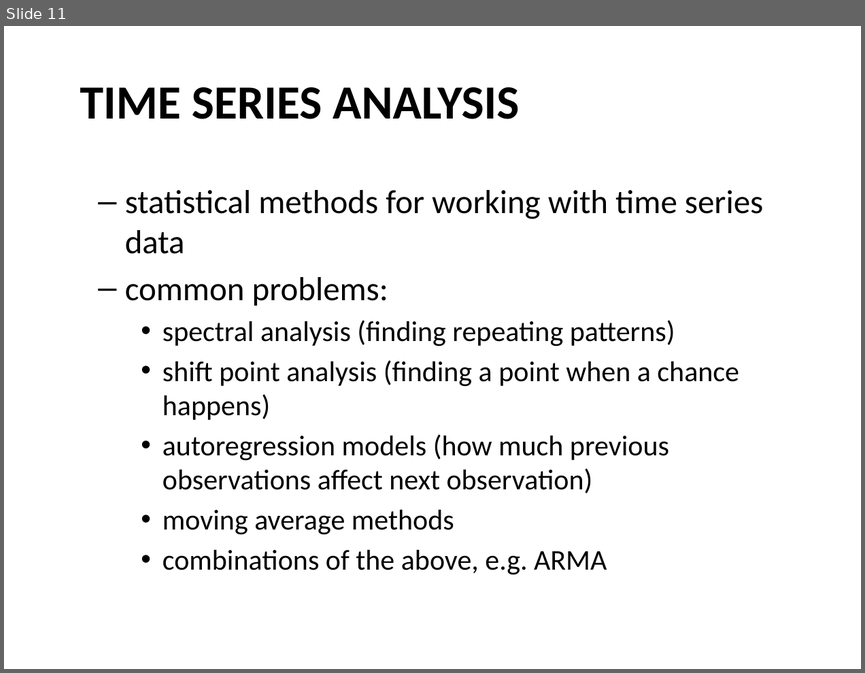
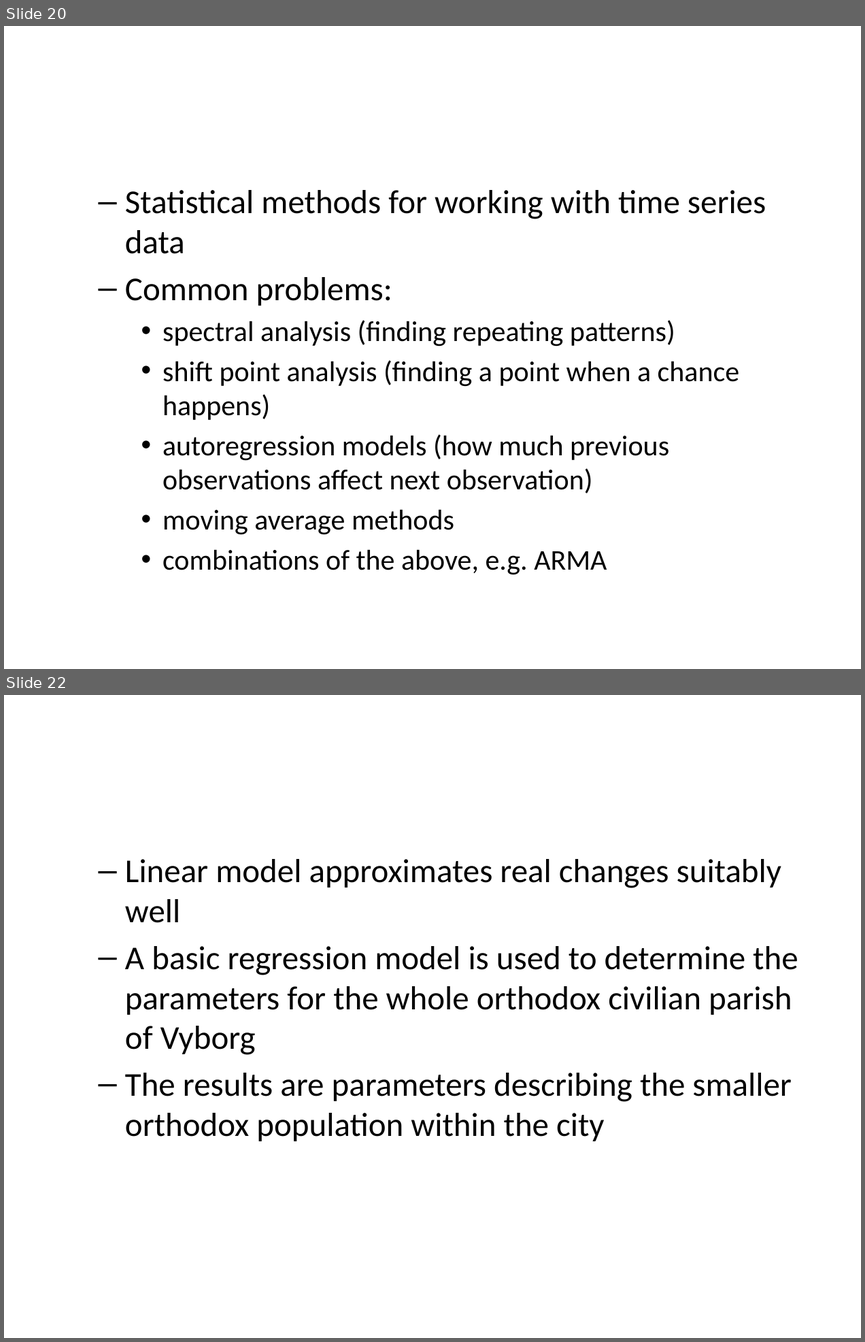
Before and after one commit to AnttiHaerkoenen/vyborg_orthodox, a slide deck: article/slides/slides-seminar-2021.pptx. Shown one above the other, each under a label of ours: slide 11 before the commit, slides 20 and 22 after it; the slides between them are not shown. The pictures are 865x673 and 865x1342 pixels, drawn with LibreOffice and Linux fonts; fonts in the diff are those of the drawing. Boxes give left, top, right and bottom in pixels: in the first picture for what was removed or moved away, otherwise in the second. Text is boxed around its words. In the diff, an @@ line names an element or a change of style, - is before the commit and + after.

```diff
--- a/article/slides/slides-seminar-2021.pptx
+++ b/article/slides/slides-seminar-2021.pptx
@@ slide 22 added at (4, 695, 861, 1338), background #FFFFFF @@
@@ text added at (125, 859, 798, 1141), 28 pt, text #000000 @@
+  – Linear model approximates real changes suitably well
+  – A basic regression model is used to determine the parameters for the whole orthodox civilian parish of Vyborg
+  – The results are parameters describing the smaller orthodox population within the city
@@ what was slide 11 is now slide 20 @@
@@ slide 20 changed as well @@
@@ text removed at (80, 87, 519, 119) @@
-TIME SERIES ANALYSIS
@@ text at (125, 190, 766, 305): text changed @@
-  – statistical methods for working with time series data
-  – common problems:
+  – Statistical methods for working with time series data
+  – Common problems:
```
Also in this commit, not shown: 9 other slides changed, 16 other slides added, 1 slide removed, 2 other files.
